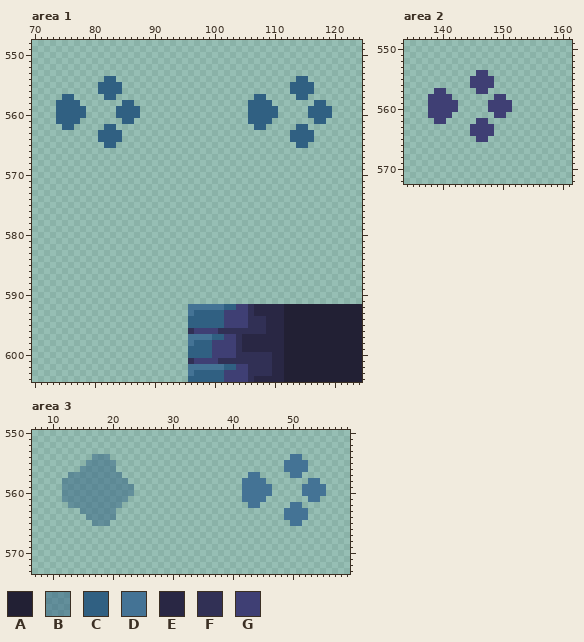
Two states of a pixel-art file, Leore/Content/effects.aseprite. Above is the file before it was changed.
320x640 pixels, 1 frame. Colours within 5 levels of each other are drawn and written as one. Shown: area 1: x 70..124, y 548..604; area 2: x 134..161, y 549..572; area 3: x 7..59, y 550..573.
Palette (. is transparent): A #222034  B #3060827f  C #306082  D #447395  E #292744  F #313055  G #3f3f74
Pixels before, area 1 (only the part around the change), first column x 70:
551 .......................................................
552 .......................................................
553 .......................................................
554 ............CC..............................CC.........
555 ...........CCCC............................CCCC........
556 ...........CCCC............................CCCC........
557 .....CC.....CC.......................CC.....CC.........
558 ....CCCC.......CC...................CCCC.......CC......
559 ....CCCCC.....CCCC..................CCCCC.....CCCC.....
560 ....CCCCC.....CCCC..................CCCCC.....CCCC.....
561 ....CCCC.......CC...................CCCC.......CC......
562 .....CC.....CC.......................CC.....CC.........
563 ...........CCCC............................CCCC........
564 ...........CCCC............................CCCC........
565 ............CC..............................CC.........
566 .......................................................
567 .......................................................
568 .......................................................
569 .......................................................
570 .......................................................
571 .......................................................
572 .......................................................
573 .......................................................
574 .......................................................
575 .......................................................
576 .......................................................
577 .......................................................
578 .......................................................
579 .......................................................
580 .......................................................
581 .......................................................
582 .......................................................
583 .......................................................
584 .......................................................
585 .......................................................
586 .......................................................
587 .......................................................
588 .......................................................
589 .......................................................
590 .......................................................
591 .......................................................
592 ..........................DDDDDDCCGGFEEEEEAAAAAAAAAAAAA
593 ..........................DCCCCCGGGGFEEEEEAAAAAAAAAAAAA
594 ..........................CCCCCCGGGGFFFEEEAAAAAAAAAAAAA
595 ..........................CCCCCCGGGGFFFEEEAAAAAAAAAAAAA
596 ..........................FGGGGFFFFFFFFEEEAAAAAAAAAAAAA
597 ..........................DDDDCCGGFEEEEEEEAAAAAAAAAAAAA
598 ..........................DCCCGGGGFEEEEEEEAAAAAAAAAAAAA
599 ..........................CCCCGGGGFEEEEEEEAAAAAAAAAAAAA
600 ..........................CCCCGGGGFFFFFFEEAAAAAAAAAAAAA
601 ..........................FGGGGFFFFFFFFFEEAAAAAAAAAAAAA
602 ..........................DDDDDDCCGGFFFFEEAAAAAAAAAAAAA
603 ..........................DCCCCCGGGGFFFFEEAAAAAAAAAAAAA
604 ..........................CCCCCCGGGGFEEEEEAAAAAAAAAAAAA
Pixels before, area 2, first column x 138:
554 ........GG....
555 .......GGGG...
556 .......GGGG...
557 .GG.....GG....
558 GGGG.......GG.
559 GGGGG.....GGGG
560 GGGGG.....GGGG
561 GGGG.......GG.
562 .GG.....GG....
563 .......GGGG...
564 .......GGGG...
565 ........GG....
Pixels before, area 3, first column x 12:
554 .....BBB..............................DD....
555 ....BBBBB............................DDDD...
556 ...BBBBBB............................DDDD...
557 .BBBBBBBBB.....................DD.....DD....
558 BBBBBBBBBBB...................DDDD.......DD.
559 BBBBBBBBBBBB..................DDDDD.....DDDD
560 BBBBBBBBBBBB..................DDDDD.....DDDD
561 BBBBBBBBBBB...................DDDD.......DD.
562 .BBBBBBBBB.....................DD.....DD....
563 ...BBBBBB............................DDDD...
564 ....BBBBB............................DDDD...
565 .....BBB..............................DD....
After:
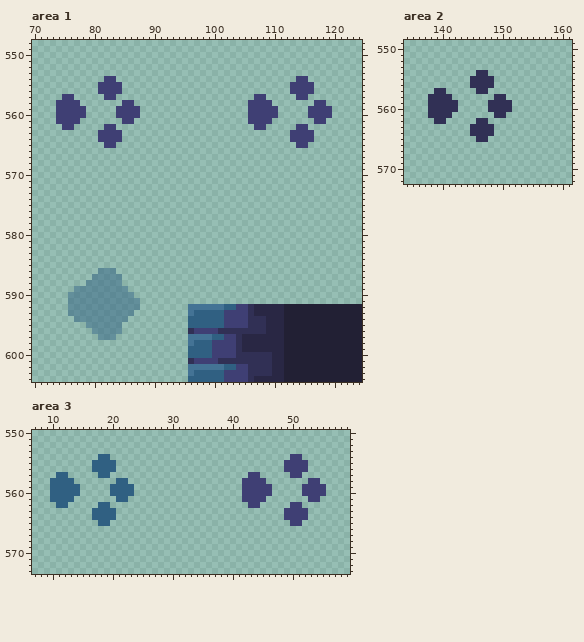
Edits made:
Area 1:
y 554: x 82..83 CC -> GG; x 114..115 CC -> GG
y 555..556: x 81..84 CCCC -> GGGG; x 113..116 CCCC -> GGGG
y 557: x 75..76 CC -> GG; x 82..83 CC -> GG; x 107..108 CC -> GG; x 114..115 CC -> GG
y 558: x 74..77 CCCC -> GGGG; x 85..86 CC -> GG; x 106..109 CCCC -> GGGG; x 117..118 CC -> GG
y 559..560: x 74..78 CCCCC -> GGGGG; x 84..87 CCCC -> GGGG; x 106..110 CCCCC -> GGGGG; x 116..119 CCCC -> GGGG
y 561: x 74..77 CCCC -> GGGG; x 85..86 CC -> GG; x 106..109 CCCC -> GGGG; x 117..118 CC -> GG
y 562: x 75..76 CC -> GG; x 82..83 CC -> GG; x 107..108 CC -> GG; x 114..115 CC -> GG
y 563..564: x 81..84 CCCC -> GGGG; x 113..116 CCCC -> GGGG
y 565: x 82..83 CC -> GG; x 114..115 CC -> GG
y 586: x 81..83 ... -> BBB
y 587: x 80..84 ..... -> BBBBB
y 588: x 79..84 ...... -> BBBBBB
y 589: x 77..85 ......... -> BBBBBBBBB
y 590: x 76..86 ........... -> BBBBBBBBBBB
y 591..592: x 76..87 ............ -> BBBBBBBBBBBB
y 593: x 76..86 ........... -> BBBBBBBBBBB
y 594: x 77..85 ......... -> BBBBBBBBB
y 595: x 79..84 ...... -> BBBBBB
y 596: x 80..84 ..... -> BBBBB
y 597: x 81..83 ... -> BBB
Area 2:
y 554: x 146..147 GG -> FF
y 555..556: x 145..148 GGGG -> FFFF
y 557: x 139..140 GG -> FF; x 146..147 GG -> FF
y 558: x 138..141 GGGG -> FFFF; x 149..150 GG -> FF
y 559..560: x 138..142 GGGGG -> FFFFF; x 148..151 GGGG -> FFFF
y 561: x 138..141 GGGG -> FFFF; x 149..150 GG -> FF
y 562: x 139..140 GG -> FF; x 146..147 GG -> FF
y 563..564: x 145..148 GGGG -> FFFF
y 565: x 146..147 GG -> FF
Area 3:
y 554: x 17..19 BBB -> .CC; x 50..51 DD -> GG
y 555: x 16..20 BBBBB -> .CCCC; x 49..52 DDDD -> GGGG
y 556: x 15..20 BBBBBB -> ..CCCC; x 49..52 DDDD -> GGGG
y 557: x 11..21 ..BBBBBBBBB -> CC.....CC..; x 43..44 DD -> GG; x 50..51 DD -> GG
y 558: x 10..22 ..BBBBBBBBBBB -> CCCC.......CC; x 42..45 DDDD -> GGGG; x 53..54 DD -> GG
y 559..560: x 10..23 ..BBBBBBBBBBBB -> CCCCC.....CCCC; x 42..46 DDDDD -> GGGGG; x 52..55 DDDD -> GGGG
y 561: x 10..22 ..BBBBBBBBBBB -> CCCC.......CC; x 42..45 DDDD -> GGGG; x 53..54 DD -> GG
y 562: x 11..21 ..BBBBBBBBB -> CC.....CC..; x 43..44 DD -> GG; x 50..51 DD -> GG
y 563: x 15..20 BBBBBB -> ..CCCC; x 49..52 DDDD -> GGGG
y 564: x 16..20 BBBBB -> .CCCC; x 49..52 DDDD -> GGGG
y 565: x 17..19 BBB -> .CC; x 50..51 DD -> GG
